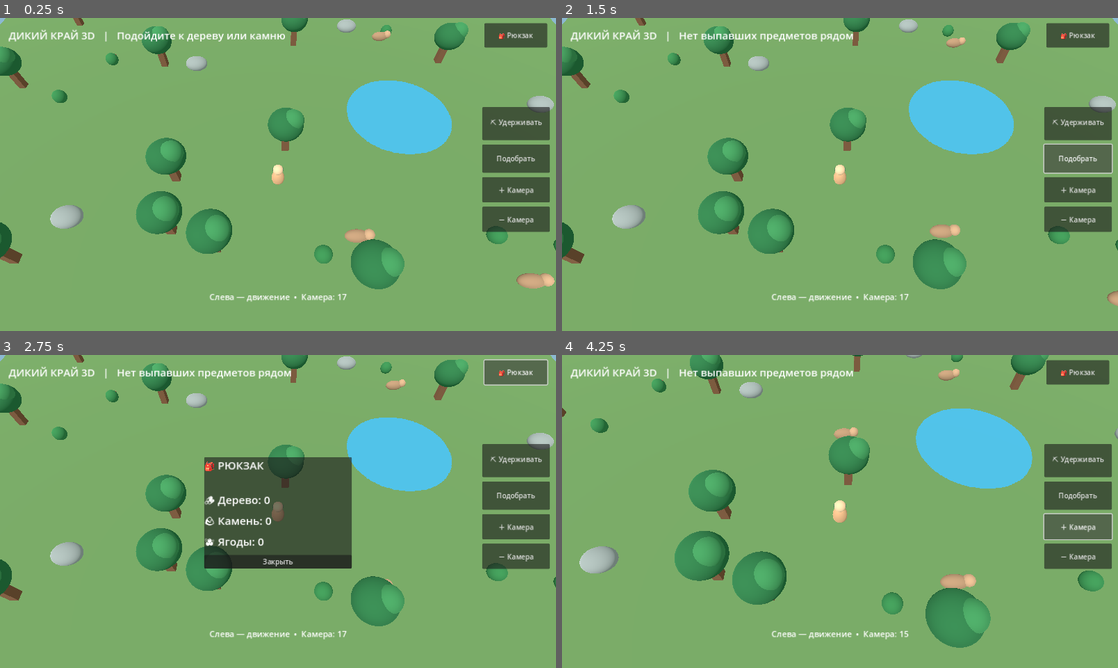
Above: before the commit, frames 1-4 (two rows, left to right).
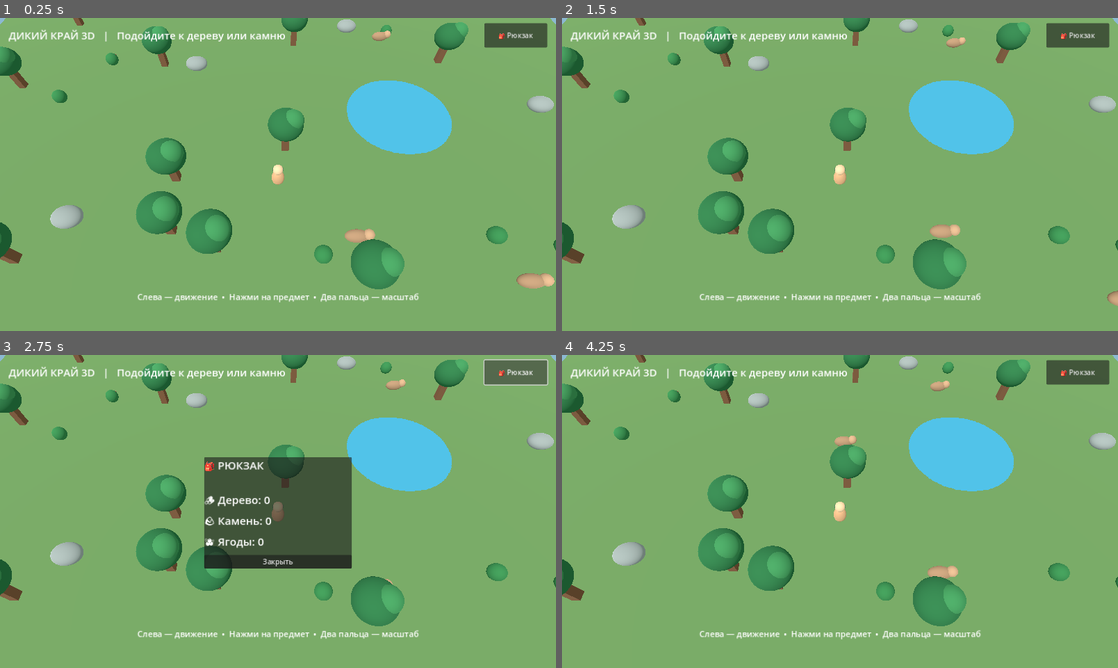
Above: after the commit, the same moments.

Repository: hjz2tz7cgv-ctrl/DikiyKrayGodot
Game: Godot game, scene res://scenes/main.tscn
The game is run twice, just before and just after one commit, with the same random seed, the same clock (stepped at 60 frames per second) and the same inputs.
Inputs (mouse positions are in pixels of both pictures, inside the frame that each line leads up to):
- Up to frame 1 (0.25 s): no input
- Up to frame 2 (1.5 s): click (1079, 124) at 0.5 s, where only the run before the commit has a clickable "⛏ Удерживать"; click (1079, 158) at 1.25 s, where only the run before the commit has a clickable "Подобрать"
- Up to frame 3 (2.75 s): click "🎒 Рюкзак" at 2 s
- Up to frame 4 (4.25 s): click "Закрыть" at 2.75 s; click (1079, 527) at 3.5 s, where only the run before the commit has a clickable "＋ Камера"

The runs differ from the first frame. In frame 1, 4.9% of the frame differs, in the area x 24-99%, y 28-91%; in frame 2, 5.5%; in frame 3, 5.4%; in frame 4, 18%, in the area x 0-100%, y 0-94%.

Commit message:
Add files via upload

Diff:
--- a/scripts/main.gd
+++ b/scripts/main.gd
@@ -22,7 +22,15 @@
 var touch_move := Vector2.ZERO
 var joystick_touch := -1
 var joystick_origin := Vector2.ZERO
-var mine_touch := -1
+var active_touches := {}
+var pinch_previous := 0.0
+var pending_kind := ""
+var pending_index := -1
+var pending_pos := Vector2.ZERO
+var pickup_flight := {}
+var pickup_time := 0.0
+var bag_button: Button
+var bag_fly: Label
 var hud: CanvasLayer
 var info_label: Label
 var progress_bar: ProgressBar
@@ -197,40 +205,11 @@
     info_label.add_theme_font_size_override("font_size", 24)
     info_label.size_flags_horizontal = Control.SIZE_EXPAND_FILL
     top.add_child(info_label)
-    var bag_button := Button.new()
+    bag_button = Button.new()
     bag_button.text = "🎒 Рюкзак"
     bag_button.custom_minimum_size = Vector2(145, 56)
     bag_button.pressed.connect(_toggle_bag)
     top.add_child(bag_button)
-    var right := VBoxContainer.new()
-    right.set_anchors_preset(Control.PRESET_CENTER_RIGHT)
-    right.offset_left = -170
-    right.offset_right = -14
-    right.offset_top = -155
-    right.offset_bottom = 165
-    right.add_theme_constant_override("separation", 10)
-    root.add_child(right)
-    action_button = Button.new()
-    action_button.text = "⛏ Удерживать"
-    action_button.custom_minimum_size = Vector2(155, 76)
-    action_button.button_down.connect(_start_mining)
-    action_button.button_up.connect(_stop_mining)
-    right.add_child(action_button)
-    var pickup := Button.new()
-    pickup.text = "Подобрать"
-    pickup.custom_minimum_size = Vector2(155, 65)
-    pickup.pressed.connect(_pickup)
-    right.add_child(pickup)
-    var zoom_in := Button.new()
-    zoom_in.text = "＋ Камера"
-    zoom_in.custom_minimum_size = Vector2(155, 58)
-    zoom_in.pressed.connect(func(): _zoom(-2.0))
-    right.add_child(zoom_in)
-    var zoom_out := Button.new()
-    zoom_out.text = "－ Камера"
-    zoom_out.custom_minimum_size = Vector2(155, 58)
-    zoom_out.pressed.connect(func(): _zoom(2.0))
-    right.add_child(zoom_out)
     var bottom := VBoxContainer.new()
     bottom.set_anchors_preset(Control.PRESET_BOTTOM_WIDE)
     bottom.offset_left = 210
@@ -238,6 +217,11 @@
     bottom.offset_top = -92
     bottom.offset_bottom = -15
     root.add_child(bottom)
+    bag_fly = Label.new()
+    bag_fly.visible = false
+    bag_fly.add_theme_font_size_override("font_size", 27)
+    bag_fly.mouse_filter = Control.MOUSE_FILTER_IGNORE
+    root.add_child(bag_fly)
     zoom_label = Label.new()
     zoom_label.horizontal_alignment = HORIZONTAL_ALIGNMENT_CENTER
     zoom_label.add_theme_font_size_override("font_size", 19)
@@ -276,7 +260,7 @@
 
 func _update_ui() -> void:
     info_label.text = "ДИКИЙ КРАЙ 3D   |   " + status_message
-    zoom_label.text = "Слева — движение  •  Камера: %.0f" % camera_distance
+    zoom_label.text = "Слева — движение  •  Нажми на предмет  •  Два пальца — масштаб"
     bag_label.text = "🎒 РЮКЗАК\n\n🪵 Дерево: %d\n🪨 Камень: %d\n🫐 Ягоды: %d" % [inventory["wood"], inventory["stone"], inventory["berry"]]
 
 func _nearest_resource() -> int:
@@ -292,14 +276,45 @@
             closest = i
     return closest
 
-func _start_mining() -> void:
-    target_resource = _nearest_resource()
-    mining_active = target_resource >= 0
+func _tap_world(screen: Vector2) -> void:
+    if camera == null or bag_panel.visible:
+        return
+    var origin := camera.project_ray_origin(screen)
+    var ray_dir := camera.project_ray_normal(screen)
+    if absf(ray_dir.y) < 0.001:
+        return
+    var ground := origin + ray_dir * (-origin.y / ray_dir.y)
+    var pos := Vector2(ground.x, ground.z)
+    var best := 1.65
+    pending_kind = ""
+    pending_index = -1
+    for i in range(drops.size()):
+        var dist: float = pos.distance_to(drops[i]["pos"])
+        if dist < best:
+            best = dist
+            pending_kind = "drop"
+            pending_index = i
+    if pending_kind == "":
+        best = 2.0
+        for i in range(resources.size()):
+            if not resources[i]["alive"]:
+                continue
+            var dist: float = pos.distance_to(resources[i]["pos"])
+            if dist < best:
+                best = dist
+                pending_kind = "resource"
+                pending_index = i
+    if pending_index < 0:
+        return
+    pending_pos = drops[pending_index]["pos"] if pending_kind == "drop" else resources[pending_index]["pos"]
+    status_message = "Подходим к предмету…"
+    _update_ui()
+
+func _begin_mining(index: int) -> void:
+    target_resource = index
+    mining_active = true
     mining_progress = 0.0
-    if not mining_active:
-        status_message = "Подойдите ближе к ресурсу"
-    else:
-        status_message = "Добываем ресурс…"
+    status_message = "Добываем ресурс…"
     _update_ui()
 
 func _stop_mining() -> void:
@@ -321,22 +336,43 @@
     add_child(drop)
     _mesh_sphere(drop, 0.28, Vector3.ZERO, Color("bd8b52") if kind == "wood" else Color("c0c5c8") if kind == "stone" else Color("bd394e"))
     drops.append({"kind": kind, "pos": r["pos"], "node": drop})
-    status_message = "Ресурс выпал! Нажмите «Подобрать»"
+    status_message = "Ресурс выпал — нажми на него"
     _stop_mining()
     _update_ui()
 
-func _pickup() -> void:
-    var p := Vector2(player.position.x, player.position.z)
-    var picked := 0
-    for i in range(drops.size() - 1, -1, -1):
-        if p.distance_to(drops[i]["pos"]) < 3.0:
-            var kind: String = drops[i]["kind"]
-            inventory[kind] += 1
-            drops[i]["node"].queue_free()
-            drops.remove_at(i)
-            picked += 1
-    status_message = "Подобрано: %d" % picked if picked > 0 else "Нет выпавших предметов рядом"
-    _update_ui()
+func _pickup_index(index: int) -> void:
+    if index < 0 or index >= drops.size():
+        return
+    var item: Dictionary = drops[index]
+    var world_pos: Vector3 = item["node"].global_position
+    var start: Vector2 = camera.unproject_position(world_pos)
+    pickup_flight = {"kind": item["kind"], "start": start}
+    pickup_time = 0.0
+    bag_fly.text = "● +1"
+    bag_fly.position = start
+    bag_fly.visible = true
+    item["node"].queue_free()
+    drops.remove_at(index)
+    status_message = "Предмет летит в рюкзак…"
+    _update_ui()
+
+func _animate_pickup(delta: float) -> void:
+    if pickup_flight.is_empty():
+        return
+    pickup_time += delta
+    var t := clampf(pickup_time / 0.65, 0.0, 1.0)
+    var end := bag_button.get_global_rect().get_center()
+    var start: Vector2 = pickup_flight["start"]
+    bag_fly.position = start.lerp(end, t) + Vector2(0, -75.0 * sin(t * PI))
+    bag_fly.scale = Vector2.ONE * (1.0 - 0.35 * t)
+    if t >= 1.0:
+        var kind: String = pickup_flight["kind"]
+        inventory[kind] += 1
+        pickup_flight.clear()
+        bag_fly.visible = false
+        bag_fly.scale = Vector2.ONE
+        status_message = "В рюкзаке: +1 " + kind
+        _update_ui()
 
 func _blocked(pos: Vector2, radius: float) -> bool:
     if absf(pos.x) > WORLD_LIMIT or absf(pos.y) > WORLD_LIMIT:
@@ -350,7 +386,21 @@
     return false
 
 func _physics_process(delta: float) -> void:
+    _animate_pickup(delta)
+    if pending_index >= 0:
+        var here := Vector2(player.position.x, player.position.z)
+        if here.distance_to(pending_pos) <= 2.25:
+            if pending_kind == "resource" and pending_index < resources.size() and resources[pending_index]["alive"]:
+                _begin_mining(pending_index)
+            elif pending_kind == "drop" and pending_index < drops.size():
+                _pickup_index(pending_index)
+            pending_index = -1
+            pending_kind = ""
     var direction := touch_move
+    if pending_index >= 0 and joystick_touch == -1:
+        var towards := pending_pos - Vector2(player.position.x, player.position.z)
+        if towards.length() > 1.95:
+            direction = towards.normalized()
     direction += Input.get_vector("ui_left", "ui_right", "ui_up", "ui_down")
     direction = direction.limit_length(1.0)
     var current := Vector2(player.position.x, player.position.z)
@@ -365,7 +415,7 @@
     player.position.z = current.y
     _position_camera()
     if mining_active:
-        if target_resource < 0 or not resources[target_resource]["alive"] or _nearest_resource() != target_resource:
+        if target_resource < 0 or not resources[target_resource]["alive"] or Vector2(player.position.x, player.position.z).distance_to(resources[target_resource]["pos"]) > 2.85:
             _stop_mining()
             status_message = "Слишком далеко — добыча прервана"
             _update_ui()
@@ -393,17 +443,41 @@
 
 func _unhandled_input(event: InputEvent) -> void:
     if event is InputEventScreenTouch:
-        var half := get_viewport().get_visible_rect().size.x * 0.5
-        if event.pressed and event.position.x < half and joystick_touch == -1:
-            joystick_touch = event.index
-            joystick_origin = event.position
-        elif not event.pressed and event.index == joystick_touch:
-            joystick_touch = -1
-            touch_move = Vector2.ZERO
-    elif event is InputEventScreenDrag and event.index == joystick_touch:
-        touch_move = ((event.position - joystick_origin) / 65.0).limit_length(1.0)
+        if event.pressed:
+            active_touches[event.index] = event.position
+            if active_touches.size() == 1 and event.position.x < get_viewport().get_visible_rect().size.x * 0.46:
+                joystick_touch = event.index
+                joystick_origin = event.position
+            if active_touches.size() == 2:
+                touch_move = Vector2.ZERO
+                joystick_touch = -1
+                var pts := active_touches.values()
+                pinch_previous = (pts[0] as Vector2).distance_to(pts[1] as Vector2)
+        else:
+            active_touches.erase(event.index)
+            if event.index == joystick_touch:
+                joystick_touch = -1
+                touch_move = Vector2.ZERO
+                if event.position.distance_to(joystick_origin) < 18.0:
+                    _tap_world(event.position)
+            elif active_touches.is_empty() and pinch_previous <= 0.0:
+                _tap_world(event.position)
+            if active_touches.size() < 2:
+                pinch_previous = 0.0
+    elif event is InputEventScreenDrag:
+        active_touches[event.index] = event.position
+        if active_touches.size() == 2:
+            var pts := active_touches.values()
+            var new_distance: float = (pts[0] as Vector2).distance_to(pts[1] as Vector2)
+            if pinch_previous > 0.0:
+                _zoom((pinch_previous - new_distance) * 0.035)
+            pinch_previous = new_distance
+        elif event.index == joystick_touch:
+            touch_move = ((event.position - joystick_origin) / 65.0).limit_length(1.0)
     elif event is InputEventMouseButton and event.pressed:
         if event.button_index == MOUSE_BUTTON_WHEEL_UP:
             _zoom(-1.0)
         elif event.button_index == MOUSE_BUTTON_WHEEL_DOWN:
             _zoom(1.0)
+        elif event.button_index == MOUSE_BUTTON_LEFT:
+            _tap_world(event.position)
